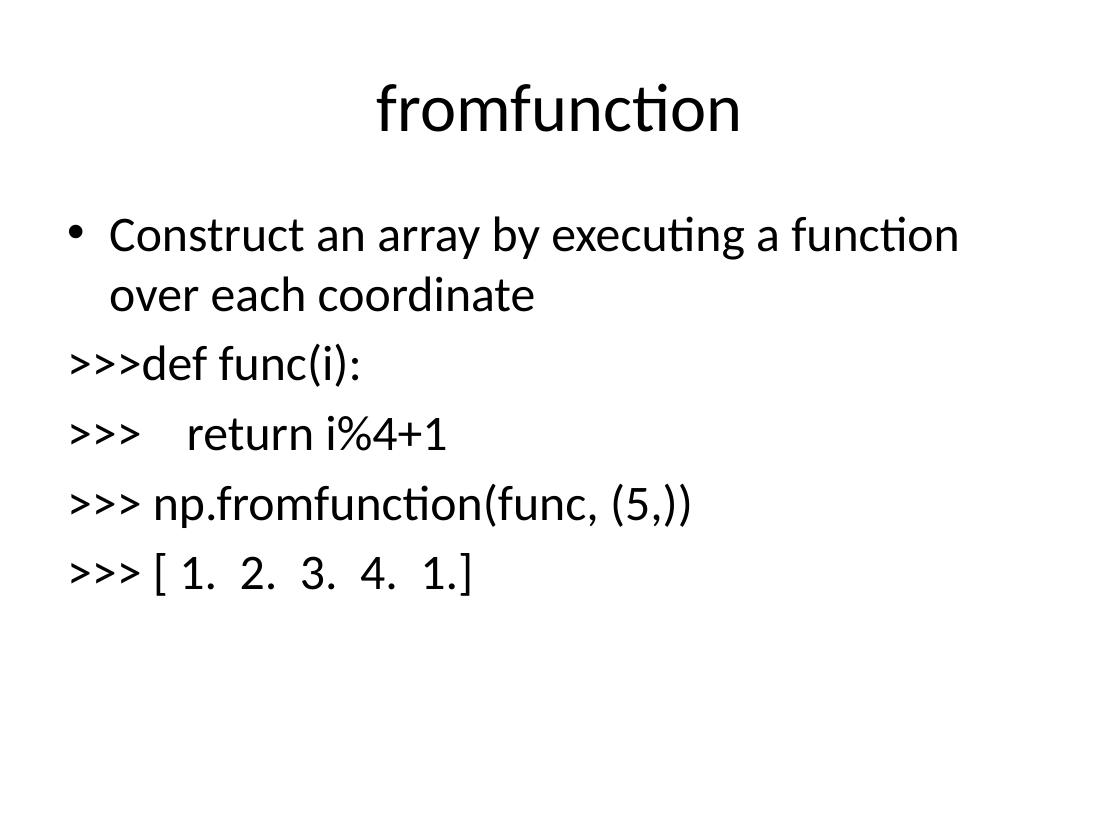
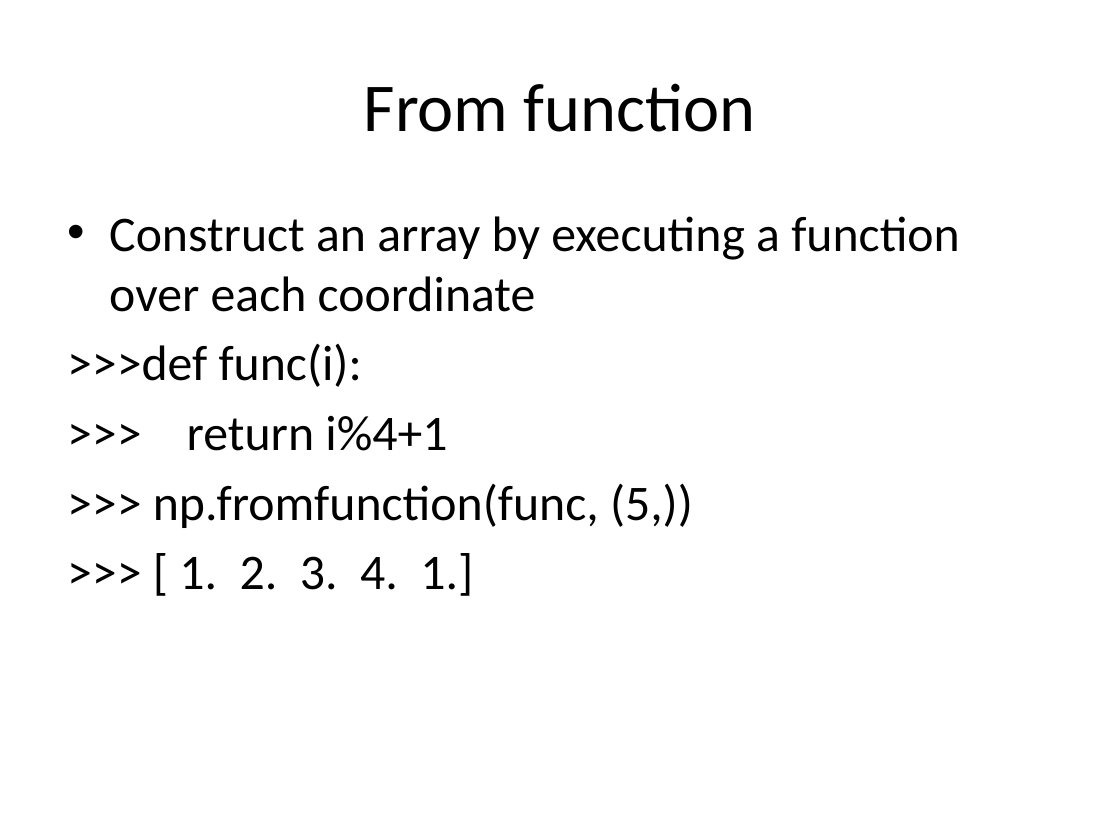
Before and after one commit to puruckertom/esa_python, a slide deck: slide 13 of esa_python_block10_numpy.pptx. Drawn at 1120x840 pixels with LibreOffice and Linux fonts; fonts in the diff are those of the drawing. Boxes give left, top, right and bottom in pixels: in the first picture for what was removed or moved away, otherwise in the second. Text is boxed around its words. In the diff, an @@ line names an element or a change of style, - is before the commit and + after.

```diff
--- a/esa_python_block10_numpy.pptx
+++ b/esa_python_block10_numpy.pptx
@@ title at box(364, 83, 756, 132): text changed @@
-fromfunction
+From function
```
Also in this commit, not shown: 2 other slides changed, 2 other files.
